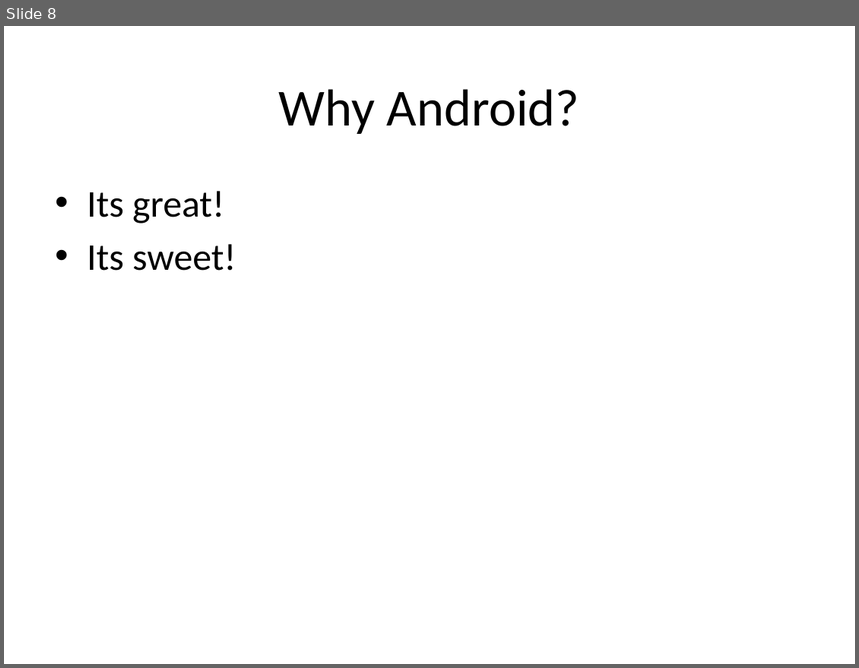
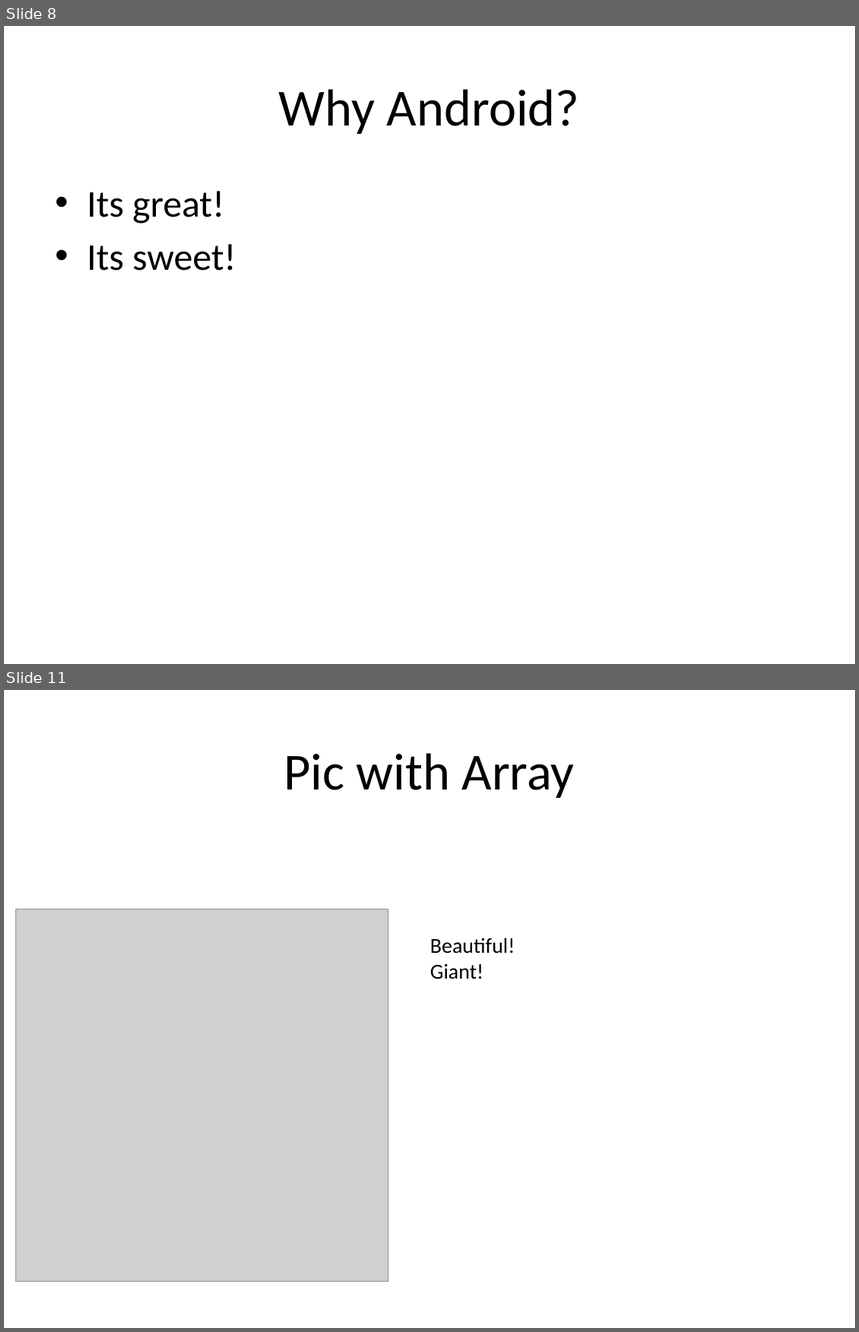
Before and after one commit to pythonicrubyist/powerpoint, a slide deck: samples/pptx/sample.pptx. Shown one above the other, each under a label of ours: slide 8 before the commit, slides 8 and 11 after it; the slides between them are not shown. The pictures are 859x668 and 859x1332 pixels, drawn with LibreOffice and Linux fonts; fonts in the diff are those of the drawing; grey boxes stand for pictures. Boxes give left, top, right and bottom in pixels: in the first picture for what was removed or moved away, otherwise in the second. Text is boxed around its words. In the diff, an @@ line names an element or a change of style, - is before the commit and + after.

```diff
--- a/samples/pptx/sample.pptx
+++ b/samples/pptx/sample.pptx
@@ slide 11 added at (4, 690, 855, 1328), background #FFFFFF @@
@@ title added at (284, 753, 574, 798), 44 pt, text #000000 @@
+Pic with Array
@@ picture added at (16, 910, 388, 1281) @@
@@ text added at (430, 938, 515, 980), 18 pt, text #000000 @@
+Beautiful!
+Giant!
```
Also in this commit, not shown: 2 other slides added, 2 other files.
